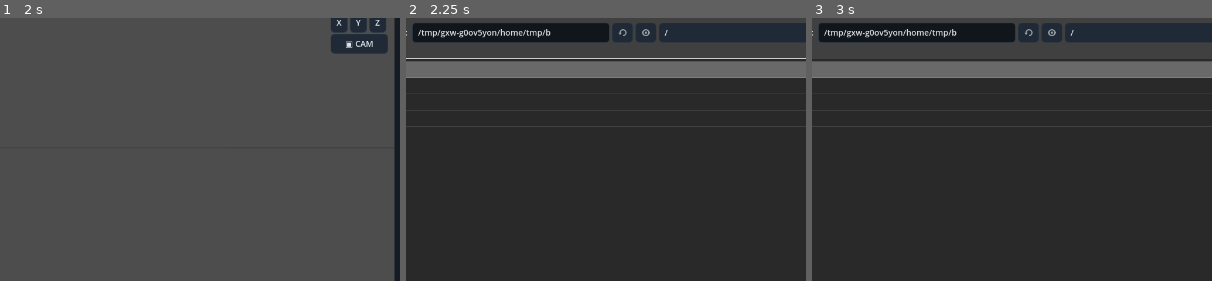
Above: before the commit, frames 1-3 (left to right).
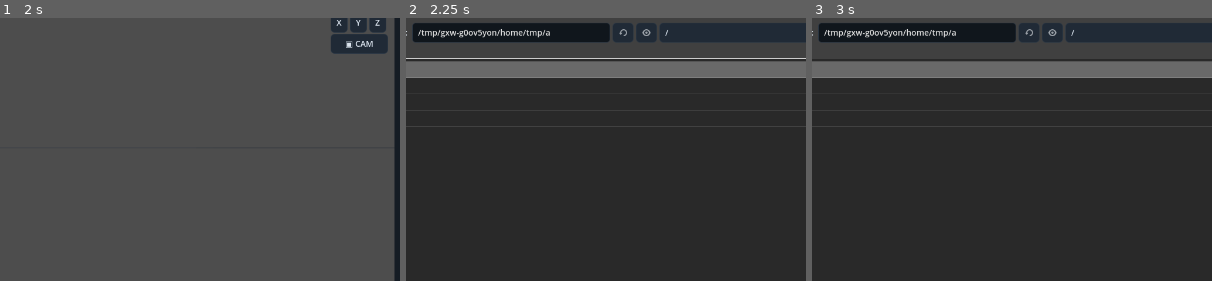
Above: after the commit, the same moments.

Repository: Onnevan/Kabuki
Game: Godot game, scene res://editor/main.tscn
Two runs of this game, one before a commit and one after it. Both use one fixed random seed, a clock stepped at 60 frames per second and the inputs below.
Inputs (mouse positions are % of the whole screen's width and height, from its top left):
- Up to frame 1 (2 s): click "↶" at 0.5 s; click "↷" at 1.25 s
- Up to frame 2 (2.25 s): click "＋ IMPORT" at 2 s
- Up to frame 3 (3 s): click (37, 77) at 2.77 s; type "12" at 2.85 s
The pictures show only the part of the screen within x 27-77%, y 15-65%; the shares and areas given below are measured in that part.

Frame 1 is identical in both runs. In frame 2, 0.1% of the frame differs, in the area x 35-66%, y 3-8%; in frame 3, 0.1%.

Commit message:
Play cached bitmap flipbooks as scene textures

Diff:
--- a/editor/main.gd
+++ b/editor/main.gd
@@ -621,6 +621,15 @@
 		var data: RefCounted = drawing_data_by_object[object_id]
 		var evaluation_frame: int = data.local_frame if workspace == "drawing" and object_id == active_drawing_id else data.map_scene_frame(frame)
 		var pose: Dictionary = data.call("flipbook_pose", evaluation_frame)
+		# Bitmap drawings are cached as discrete images and played as a texture
+		# sequence on the ReferenceCanvas plane. No tessellation is required.
+		if group is ReferenceCanvas:
+			var reference_canvas := group as ReferenceCanvas
+			if %DrawingCanvas.has_flipbook(object_id):
+				var bitmap_image: Image = %DrawingCanvas.flipbook_image(object_id, evaluation_frame)
+				reference_canvas.show_flipbook_image(bitmap_image)
+			else:
+				reference_canvas.hide_flipbook_image()
 		for child in group.get_children():
 			if not child is Stroke3D: continue
 			var stroke := child as Stroke3D
@@ -942,6 +951,7 @@
 		if is_instance_valid(reference_canvas):
 			reference_canvas.set_guide_visible(workspace == "scene")
 	_refresh_scene_object_list()
+	_apply_drawing_frame(ProjectStore.current_frame)
 	if workspace == "drawing" and active_drawing_group != null:
 		_select_scene_node(active_drawing_id, active_drawing_group)
 	if workspace == "compositor":
